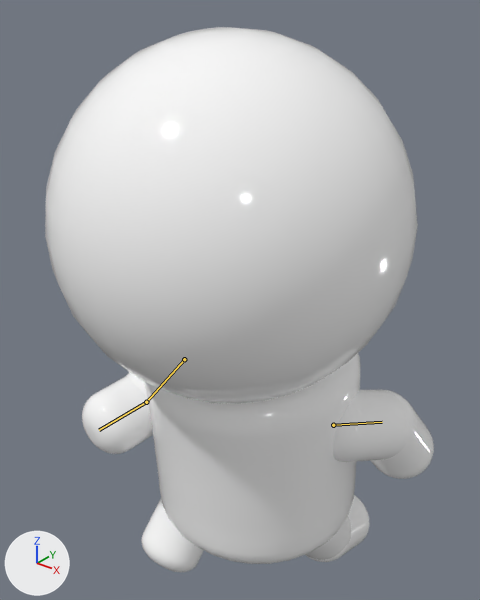
A saved change to the glTF model assets/3d_models/bob.glb.
One viewpoint serves both versions: a camera (50 mm lens) standing at (0.944, -1.261, 1.682) and looking at (-0.021, -0.054, 0.934). The axes (+X, +Y, +Z) are drawn at lower left. The lights are the same throughout. Both versions are drawn at frame 8 of the action 'run'; the numbers are the values there. The bones that change are drawn over the model as lines.

In view in the first picture: 'arm_L', 'arm_R', 'foot_L', 'foot_R', 'hand_L', 'hand_R', 'head', 'thigh_L', 'torso'.
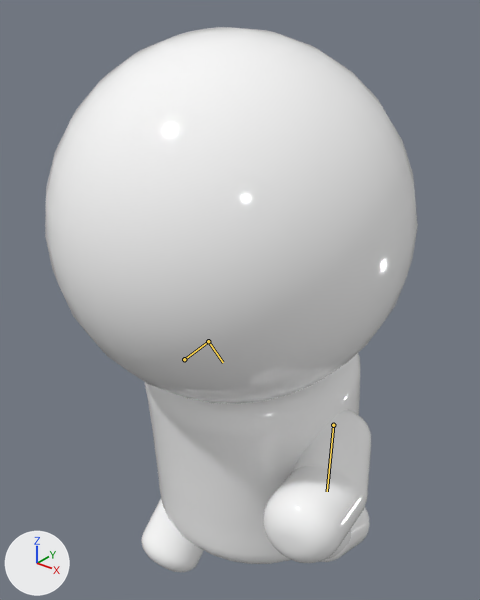
The change in detail:
Bone 'upper_forearm.R' (bone_upper_forearm_r) turns from (50, 6, 70) to (-74, -17, 89) degrees about its own x, y and z.
Bone 'lower_forearm.R' (bone_lower_forearm_r) turns from (40, 0, 0) to (42, 0, 0) degrees about its own x, y and z.
Bone 'upper_forearm.L' (bone_upper_forearm_l) turns from (-65, 23, -87) to (55, -7, -60) degrees about its own x, y and z.

Changed parts and their boxes [x1, y1, x2, y2] in the pictures (480 x 600 px):
'hand_L', posed
    before: [370, 389, 434, 479]
    after: [264, 466, 368, 563]
'arm_L', posed
    before: [333, 390, 408, 462]
    after: [292, 410, 371, 490]
'hand_R', posed (not visible afterwards)
    before: [82, 376, 153, 454]
'arm_R', posed (not visible afterwards)
    before: [126, 372, 147, 395]
bone 'upper_forearm.R', root to tip
    before: (184, 359) to (146, 402)
    after: (184, 359) to (208, 341)
bone 'lower_forearm.R', root to tip
    before: (146, 402) to (99, 430)
    after: (208, 341) to (223, 362)
bone 'upper_forearm.L', root to tip
    before: (333, 425) to (382, 422)
    after: (333, 425) to (327, 491)
